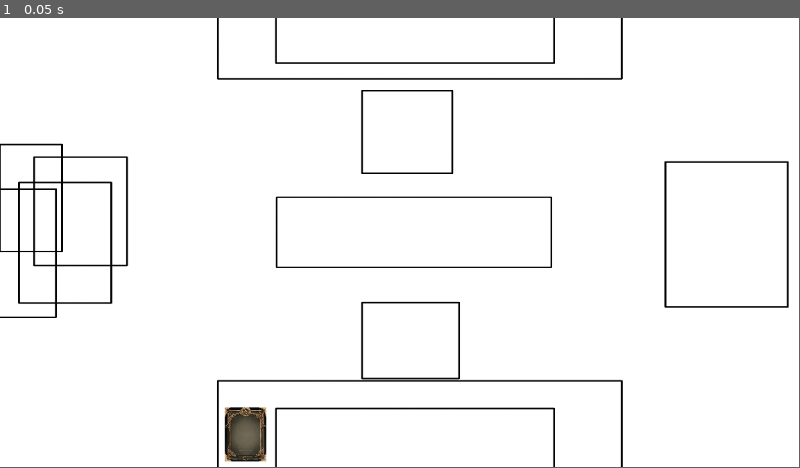
Above: before the commit, frame 1.
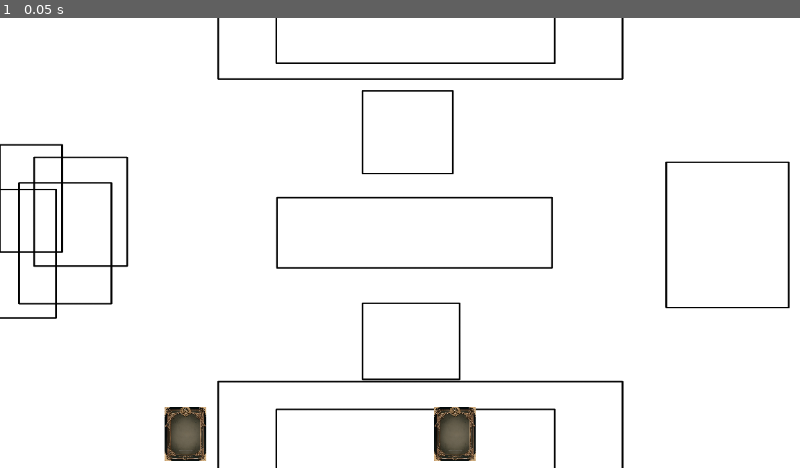
Above: after the commit, the same moment.

Repository: Egonef/ClaimOP
Game: Godot game, scene res://Tablero.tscn
Two runs of this game, one before a commit and one after it. Both use one fixed random seed, a clock stepped at 60 frames per second and the inputs below.
Inputs:
- Up to frame 1 (0.05 s): no input
In our replay, the window is 799x449 before the commit and 800x450 after it. These sizes can differ from the game's own. Grey fills any space a smaller window leaves; there, only what the larger window draws over its background counts as a difference.

The runs differ from the first frame. In frame 1, 5.4% of the frame differs, in the area x 0-99%, y 0-100%.

Commit message:
NOFUNCIONA

Diff:
--- /dev/null
+++ b/Scripts/handManager.gd
@@ -0,0 +1,16 @@
+extends Area2D
+
+var manoxposition = position.x
+
+var vectorPosiciones = [manoxposition, manoxposition + 50]
+var possize = vectorPosiciones.size()
+signal ordenar_Cartas(vectorPosiciones, possize)
+# Called when the node enters the scene tree for the first time.
+func _ready():
+	pass # Replace with function body.
+
+
+# Called every frame. 'delta' is the elapsed time since the previous frame.
+func _process(delta):
+	ordenar_Cartas.emit(vectorPosiciones, possize)
+	possize = vectorPosiciones.size()
--- a/Scripts/mousedrag.gd
+++ b/Scripts/mousedrag.gd
@@ -1,7 +1,8 @@
 extends StaticBody2D
 
 var clicked = false
-
+var xlock = true
+var ypos = 599
 # Called when the node enters the scene tree for the first time.
 func _ready():
 	pass # Replace with function body.
@@ -10,5 +11,24 @@
 # Called every frame. 'delta' is the elapsed time since the previous frame.
 func _process(delta):
 	if Input.is_action_pressed("Left-click"):
-		if (get_local_mouse_position().x > -30 and get_local_mouse_position().x < 30 and get_local_mouse_position().y < 40 and get_local_mouse_position().y > -40):
+		xlock = false
+		if (get_local_mouse_position().x > -40 and get_local_mouse_position().x < 40 and get_local_mouse_position().y < 40 and get_local_mouse_position().y > -40):
 				position = get_global_mouse_position()
+				scale.x = 1.2
+				scale.y = 1.2
+	else:
+
+		position.y = ypos
+		scale.x = 1
+		scale.y = 1
+
+
+
+
+
+func _on_zona_mano_ordenar_cartas(posiciones , possize):
+	print("Señal de posicion recibida")
+	if (xlock == true):
+		for n in possize:
+			if (position.x != posiciones[n]):
+				position.x = posiciones[n]
--- a/Tablero.tscn
+++ b/Tablero.tscn
@@ -1,8 +1,9 @@
-[gd_scene load_steps=5 format=3 uid="uid://s2lvrudyiweo"]
+[gd_scene load_steps=6 format=3 uid="uid://s2lvrudyiweo"]
 
 [ext_resource type="Texture2D" uid="uid://dyxmyxyu1u80" path="res://Assets tablero/Tableroboceto.png" id="1_pv7lr"]
 [ext_resource type="Texture2D" uid="uid://4f4vw0nambbn" path="res://Assets cartas/artwork.png" id="2_cu1hy"]
 [ext_resource type="Script" path="res://Scripts/mousedrag.gd" id="2_dojjv"]
+[ext_resource type="PackedScene" uid="uid://r1u135485j7q" path="res://zona_mano.tscn" id="4_k5mrf"]
 
 [sub_resource type="RectangleShape2D" id="RectangleShape2D_n12hp"]
 size = Vector2(60.5, 78.5)
@@ -15,7 +16,7 @@
 texture = ExtResource("1_pv7lr")
 
 [node name="Carta" type="StaticBody2D" parent="."]
-position = Vector2(354, 601)
+position = Vector2(420, 408)
 script = ExtResource("2_dojjv")
 
 [node name="CollisionShape2D" type="CollisionShape2D" parent="Carta"]
@@ -24,3 +25,18 @@
 [node name="Sprite2D" type="Sprite2D" parent="Carta"]
 scale = Vector2(0.094, 0.094)
 texture = ExtResource("2_cu1hy")
+
+[node name="ZonaMano" parent="." instance=ExtResource("4_k5mrf")]
+
+[node name="Carta2" type="StaticBody2D" parent="."]
+position = Vector2(267, 409)
+script = ExtResource("2_dojjv")
+
+[node name="CollisionShape2D" type="CollisionShape2D" parent="Carta2"]
+shape = SubResource("RectangleShape2D_n12hp")
+
+[node name="Sprite2D" type="Sprite2D" parent="Carta2"]
+scale = Vector2(0.094, 0.094)
+texture = ExtResource("2_cu1hy")
+
+[connection signal="ordenar_Cartas" from="ZonaMano" to="Carta" method="_on_zona_mano_ordenar_cartas"]
--- a/project.godot
+++ b/project.godot
@@ -15,6 +15,10 @@
 config/features=PackedStringArray("4.2", "Forward Plus")
 config/icon="res://icon.svg"
 
+[display]
+
+window/stretch/mode="viewport"
+
 [input]
 
 Left-click={
--- /dev/null
+++ b/zona_mano.tscn
@@ -0,0 +1,14 @@
+[gd_scene load_steps=3 format=3 uid="uid://r1u135485j7q"]
+
+[ext_resource type="Script" path="res://Scripts/handManager.gd" id="1_qs2jt"]
+
+[sub_resource type="RectangleShape2D" id="RectangleShape2D_r3ls2"]
+size = Vector2(586, 83)
+
+[node name="ZonaMano" type="Area2D"]
+position = Vector2(605, 595)
+script = ExtResource("1_qs2jt")
+
+[node name="CollisionShape2D" type="CollisionShape2D" parent="."]
+position = Vector2(-1, 9.5)
+shape = SubResource("RectangleShape2D_r3ls2")
